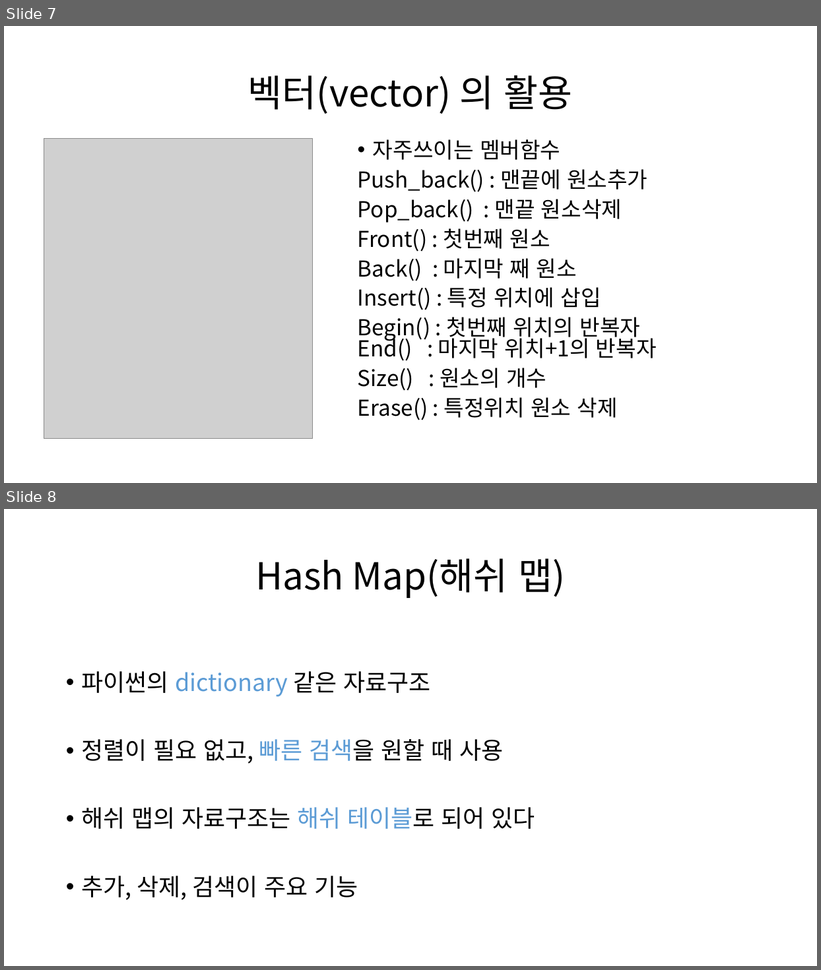
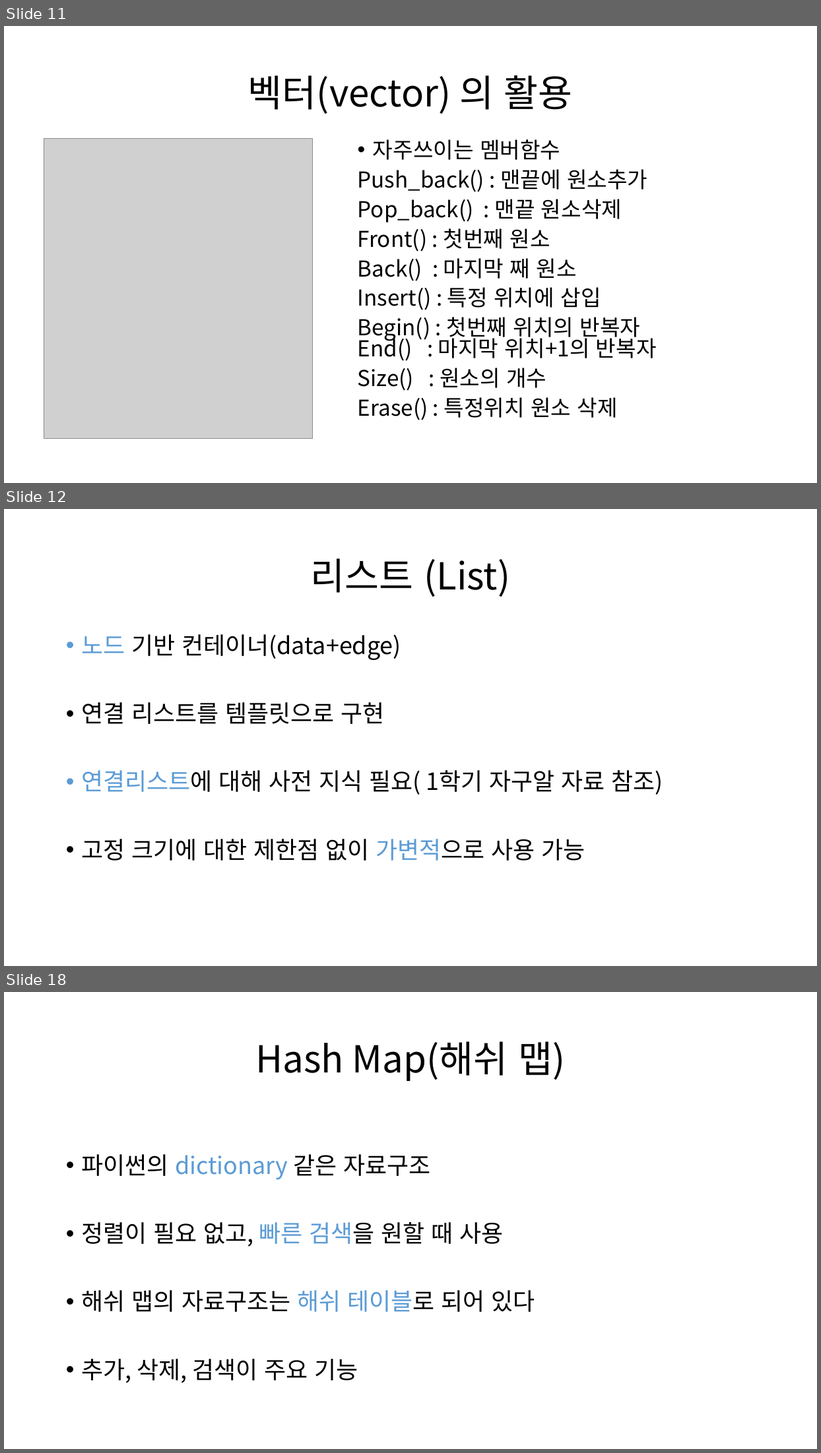
Before and after one commit to LeeInJae/meteor, a slide deck: Study/20131007_LeeInJae/STL.pptx. Shown one above the other, each under a label of ours: slides 7 and 8 before the commit, slides 11, 12 and 18 after it; the slides between them are not shown. The pictures are 821x970 and 821x1453 pixels, drawn with LibreOffice and Linux fonts; fonts in the diff are those of the drawing; grey boxes stand for pictures. Boxes give left, top, right and bottom in pixels: in the first picture for what was removed or moved away, otherwise in the second. Text is boxed around its words. In the diff, an @@ line names an element or a change of style, - is before the commit and + after.

```diff
--- a/Study/20131007_LeeInJae/STL.pptx
+++ b/Study/20131007_LeeInJae/STL.pptx
@@ slide 12 added at [4,509,817,966], background #FFFFFF @@
@@ title added at [311,559,510,597], 44 pt, text #000000 @@
+리스트 (List)
@@ text added at [81,634,663,861], 28 pt, text #000000 @@
+• 노드 기반 컨테이너(data+edge)
+• 연결 리스트를 템플릿으로 구현
+• 연결리스트에 대해 사전 지식 필요( 1학기 자구알 자료 참조)
+• 고정 크기에 대한 제한점 없이 가변적으로 사용 가능
@@ what was slide 7 is now slide 11 @@
@@ what was slide 8 is now slide 18 @@
```
Also in this commit, not shown: 3 slides changed, 9 other slides added, 2 other files.
